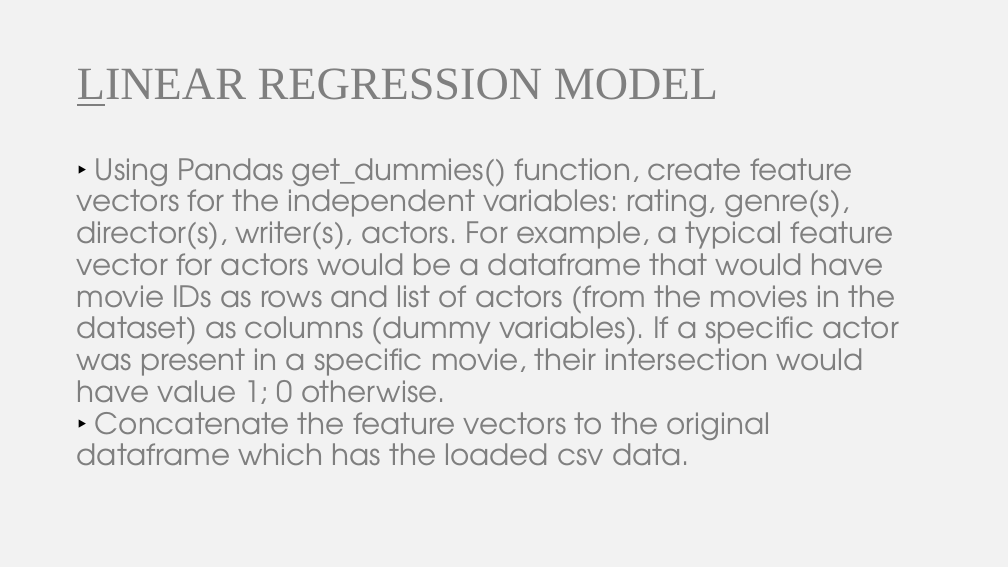
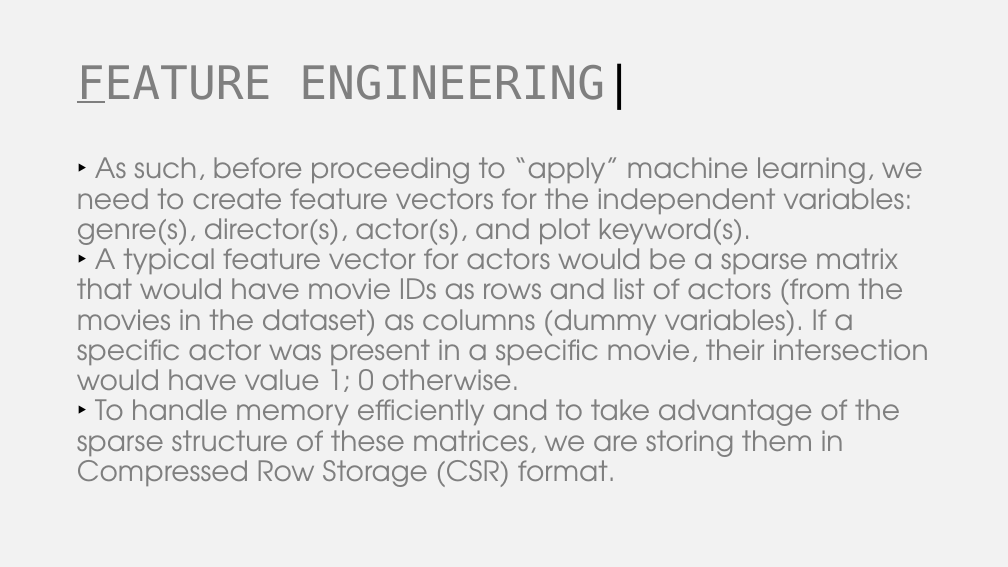
Before and after one commit to somyamohanty/Data_Dawgs, a slide deck: slide 10 of presentations/Final Presentation.pptx (slide 13 before the commit). Drawn at 1008x567 pixels with LibreOffice and Linux fonts; fonts in the diff are those of the drawing. Boxes give left, top, right and bottom in pixels: in the first picture for what was removed or moved away, otherwise in the second. Text is boxed around its words. In the diff, an @@ line names an element or a change of style, - is before the commit and + after.

Commit message:
Added final presentation and poster

```diff
--- a/presentations/Final Presentation.pptx
+++ b/presentations/Final Presentation.pptx
@@ title at <box>77,63,633,110</box>: text changed; font Times New Roman to DejaVu Sans Mono @@
-LINEAR REGRESSION MODEL
+FEATURE ENGINEERING|
@@ text at <box>77,157,928,487</box>: text changed; size 21 to 20 pt @@
-‣ Using Pandas get_dummies() function, create feature vectors for the independent variables: rating, genre(s), director(s), writer(s), actors. For example, a typical feature vector for actors would be a dataframe that would have movie IDs as rows and list of actors (from the movies in the dataset) as columns (dummy variables). If a specific actor was present in a specific movie, their intersection would have value 1; 0 otherwise.
-‣ Concatenate the feature vectors to the original dataframe which has the loaded csv data.
+‣ As such, before proceeding to “apply” machine learning, we need to create feature vectors for the independent variables: genre(s), director(s), actor(s), and plot keyword(s).
+‣ A typical feature vector for actors would be a sparse matrix that would have movie IDs as rows and list of actors (from the movies in the dataset) as columns (dummy variables). If a specific actor was present in a specific movie, their intersection would have value 1; 0 otherwise.
+‣ To handle memory efficiently and to take advantage of the sparse structure of these matrices, we are storing them in Compressed Row Storage (CSR) format.
```
Also in this commit, not shown: 20 other slides changed, 17 slides added, 3 slides removed, 1 other file.
